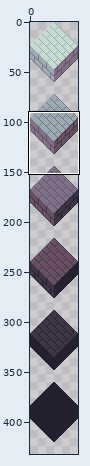
Sprite sheet, stored at resources/pngs/blocks bricks.png. Above: a wide view before the commit, with the close-up outlined.
Close-up. Before:
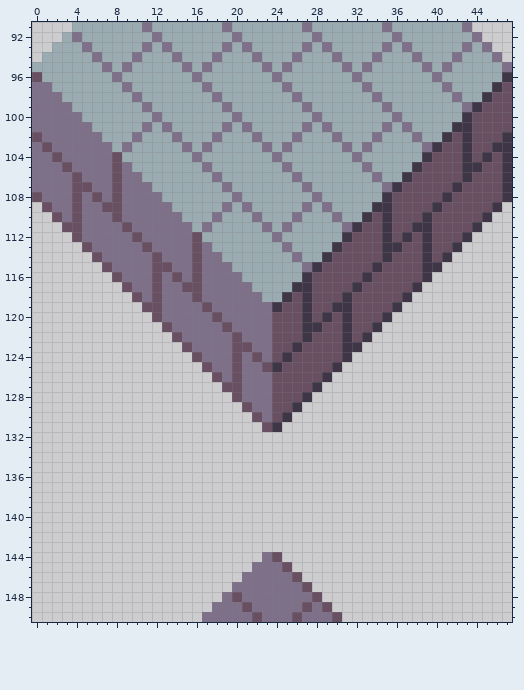
The file is 48x432 pixels. Colours within 5 levels of each other are drawn and written as one. Shown: x 0..47, y 91..150. The commit also changed other parts of the picture, which this record leaves out.
And afterwards:
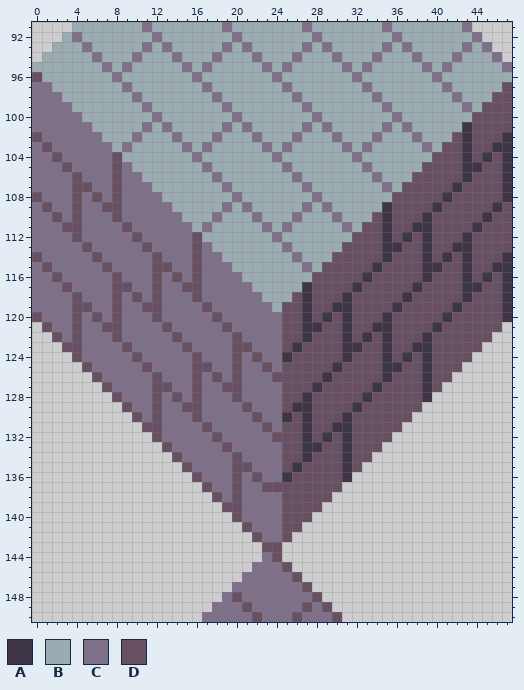
Palette (. is transparent): A #3e3546  B #9babb2  C #7f708a  D #694f62
The exact change:
Changed rows in their new state; - is an unchanged pixel.
first column x 0:
 96 -----------------------------------------------B
 97 ----------------------------------------------B-
 98 ---------------------------------------------B--
 99 --------------------------------------------B---
100 -------------------------------------------B----
101 ------------------------------------------B-----
102 -----------------------------------------B------
103 ----------------------------------------B-------
104 ---------------------------------------B--------
105 --------------------------------------B---------
106 -------------------------------------B----------
107 ------------------------------------B-----------
108 -----------------------------------B------------
109 C---------------------------------B------------D
110 CC-------------------------------B------------DD
111 CCC-----------------------------B------------DDD
112 CCCC---------------------------B------------DDDD
113 CCCCC-------------------------B------------ADDDD
114 DCCCCC-----------------------B------------DADDDA
115 CDCCCCC---------------------B------------DDADDAA
116 CCDCCCCC-------------------B------------DDDADADA
117 CCCDCCCCD-----------------B------------DDDDAADDA
118 CCCCDCCCDC---------------B------------DDDDDADDDA
119 CCCCDDCCDCC-------------B------------DDDDDADDDDA
120 DCCCDCDCDCCC------------C-----------DDDDDADDDDDA
121 -DCCDCCDDCCCC-----------C----------ADDDDADDDDDD-
122 --DCDCCCDCCCCC----------C---------DADDDADDDDDD--
123 ---DDCCCCDCCCCC---------C--------DDADDAADDDDD---
124 ----DCCCCCDCCCCC--------C-------DDDADADADDDD----
125 -----DCCCCCDCCCCD-------C------DDDDAADDADDD-----
126 ------DCCCCCDCCCDC------------DDDDDADDDADD------
127 -------DCCCCDDCCDCC-----C----DDDDDADDDDAD-------
128 --------DCCCDCDCDCCC----C---DDDDDADDDDDA--------
129 ---------DCCDCCDDCCCC---C--ADDDDADDDDDD---------
130 ----------DCDCCCDCCCCC--C-DADDDADDDDDD----------
131 -----------DDCCCCDCCCCC-CDDADDAADDDDD-----------
132 ------------DCCCCCDCCCCCDDDADADADDDD------------
133 -------------DCCCCCDCCCCCDDAADDADDD-------------
134 --------------DCCCCCDCCCCDDADDDADD--------------
135 ---------------DCCCCDDCCCDADDDDAD---------------
136 ----------------DCCCDCDCCADDDDDA----------------
137 -----------------DCCDCCDDDDDDDD-----------------
138 ------------------DCDCCCCDDDDD------------------
139 -------------------DDCCCCDDDD-------------------
140 --------------------DCCCCDDD--------------------
141 ---------------------DCCCDD---------------------
142 ----------------------DCCD----------------------
143 -----------------------DD-----------------------
